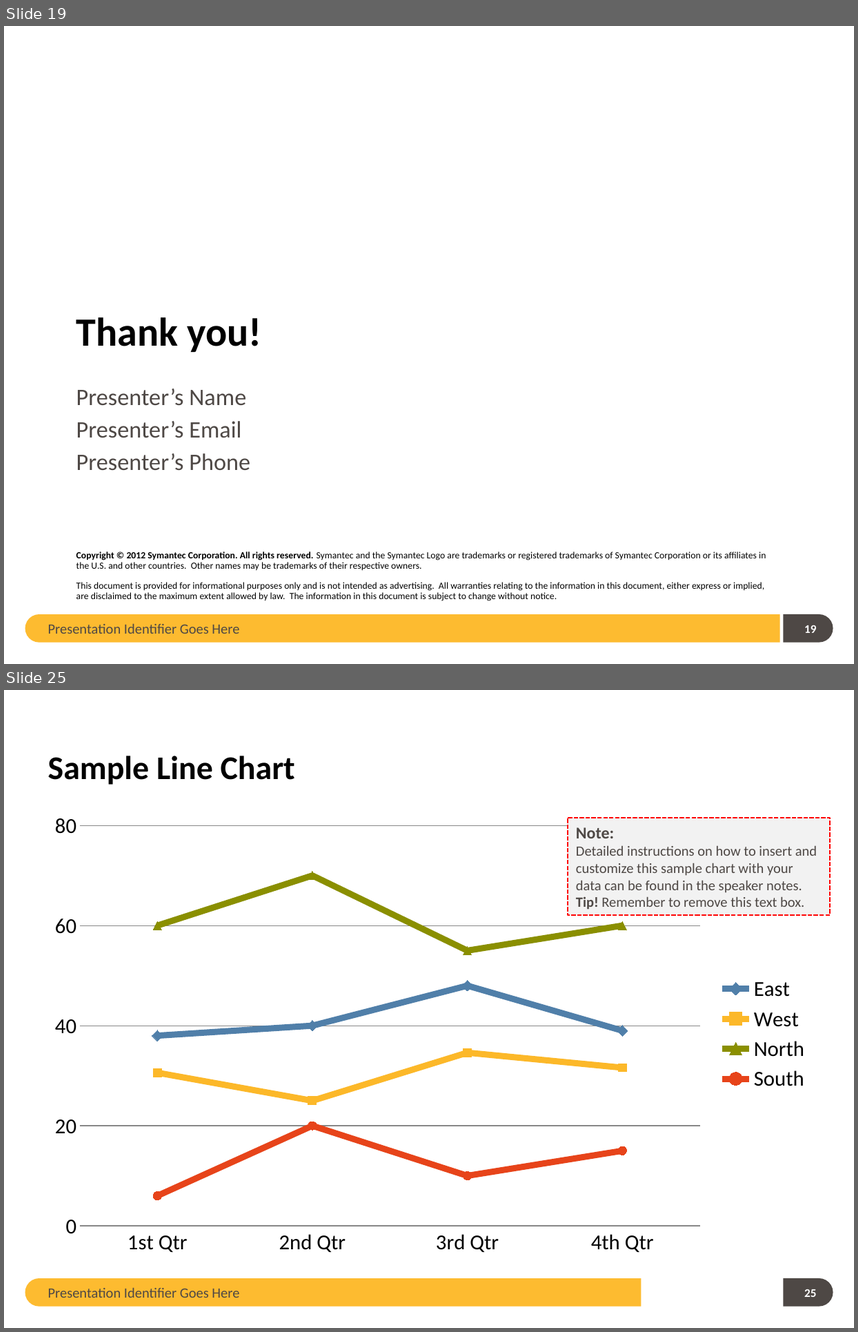
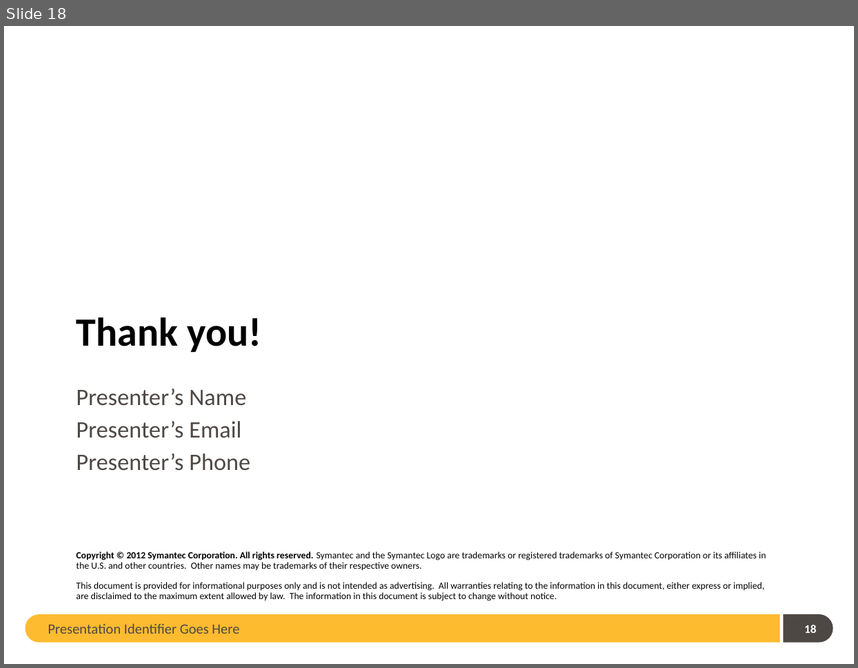
Before and after one commit to guangweiqiao/EIMS, a slide deck: EIMS/doc/JSHint TOI.pptx. Shown one above the other, each under a label of ours: slides 19 and 25 before the commit, slide 18 after it; the slides between them are not shown. The pictures are 858x1332 and 858x668 pixels, drawn with LibreOffice and Linux fonts; fonts in the diff are those of the drawing; background and template pictures are left out. Boxes give left, top, right and bottom in pixels: in the first picture for what was removed or moved away, otherwise in the second. Text is boxed around its words. In the diff, an @@ line names an element or a change of style, - is before the commit and + after.

```diff
--- a/EIMS/doc/JSHint TOI.pptx
+++ b/EIMS/doc/JSHint TOI.pptx
@@ slide 25 removed at box(4, 690, 854, 1328), background #FFFFFF; not listed: 1 template element that a slide beside it also shows @@
@@ title removed at box(48, 756, 295, 785) @@
-Sample Line Chart
@@ line chart removed at box(40, 803, 819, 1264) @@
-categories: 1st Qtr, 2nd Qtr, 3rd Qtr, 4th Qtr
-East: 38, 40, 48, 39
-West: 31, 25, 35, 32
-North: 60, 70, 55, 60
-South: 6, 20, 10, 15
@@ rectangle removed at box(568, 818, 831, 914) @@
-Note:
-Detailed instructions on how to insert and customize this sample chart with your data can be found in the speaker notes. Tip! Remember to remove this text box.
@@ round same rect removed at box(25, 1279, 642, 1306) @@
@@ text removed at box(48, 1287, 239, 1297) @@
-Presentation Identifier Goes Here
@@ page number removed at box(804, 1289, 816, 1297) @@
-25
@@ what was slide 19 is now slide 18 @@
@@ page number at box(804, 624, 816, 633): text changed @@
-19
+18
```
Also in this commit, not shown: 9 slides changed, 4 slides added, 22 other slides removed.
